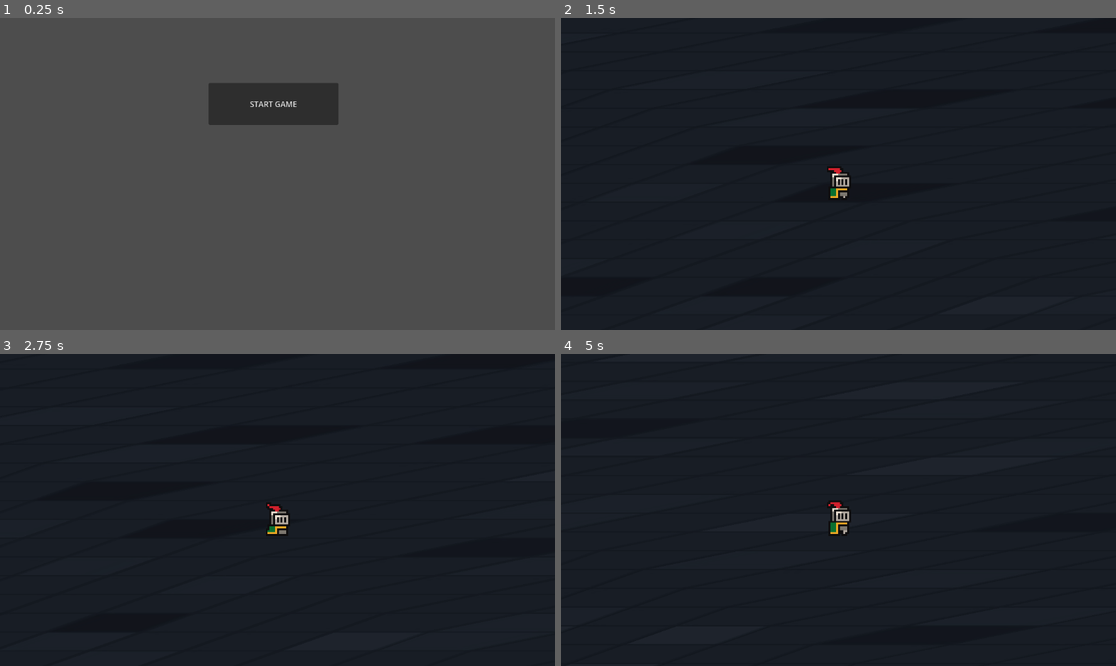
Above: before the commit, frames 1-4 (two rows, left to right).
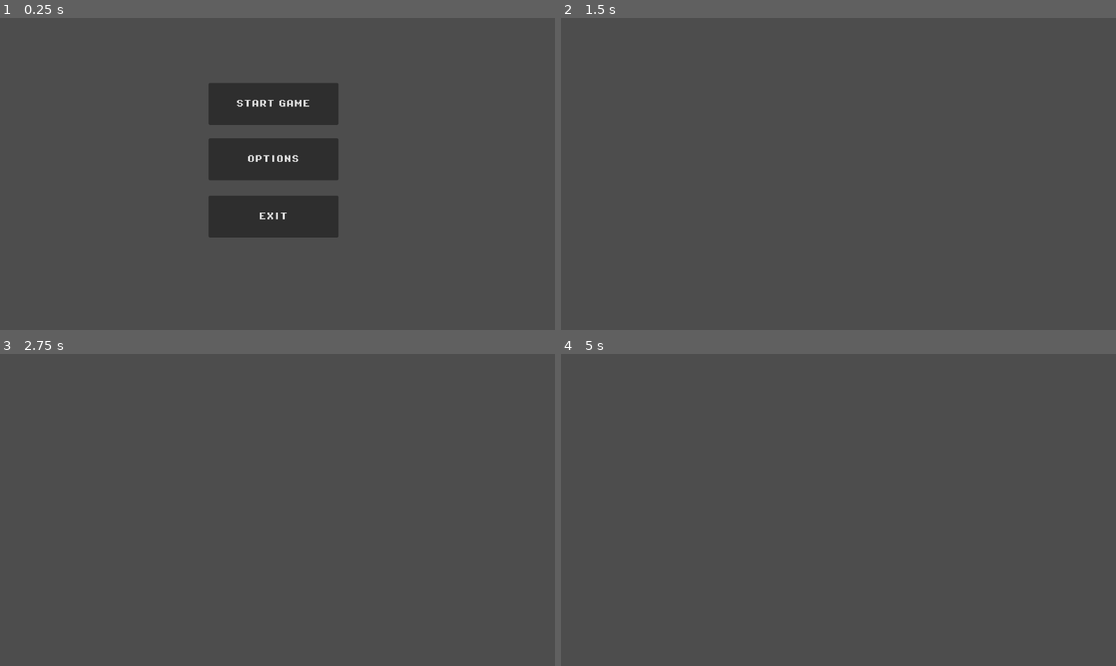
Above: after the commit, the same moments.

Repository: DrakeNeJivoy/soft-cat-box
Game: Godot game, scene res://entitys/main_menu.tscn
Same seed, same stepped clock (60 frames per second), same inputs: the game is played once before the commit and once after it.
Inputs (mouse positions are in pixels of both pictures, inside the frame that each line leads up to):
- Up to frame 1 (0.25 s): no input
- Up to frame 2 (1.5 s): click (832, 158) at 0.5 s, where only the run after the commit has a clickable "OPTIONS"; click (832, 105) at 1.25 s, where only the run before the commit has a clickable "START GAME"
- Up to frame 3 (2.75 s): hold D (move_right) from 2.03 s (still down)
- Up to frame 4 (5 s): release D (move_right) at 2.78 s; hold S (move_down) 2.78-3.53 s; hold D (move_right) 3.53-4.28 s; hold W (move_up) from 4.28 s (still down)

The runs differ from the first frame. In frame 1, 6.4% of the frame differs, in the area x 37-61%, y 26-71%; in frame 2, 100%; in frame 3, 100%, in the area x 0-100%, y 0-100%; in frame 4, 100%.

Commit message:
Advanced Menu

Diff:
--- a/entitys/main_menu.gd
+++ b/entitys/main_menu.gd
@@ -1,12 +1,19 @@
 extends Control
-@onready var button: Button = $Button
+@onready var starter_button: Button = $StarterButton
+@onready var option_button: Button = $OptionButton
+@onready var exit_button: Button = $ExitButton
 
 func _ready():
 	# Вариант A - явный Callable
-	button.connect("pressed", Callable(self, "_on_StartButton_pressed"))
-
-	# Вариант B (альтернатива): через свойство сигнала
-	# button.pressed.connect(Callable(self, "_on_StartButton_pressed"))
+	starter_button.connect("pressed", Callable(self, "_on_StartButton_pressed"))
+	option_button.connect("pressed", Callable(self, "_on_OptionsButton_pressed"))
+	exit_button.connect("pressed", Callable(self, "_on_ExitButton_pressed"))
 
 func _on_StartButton_pressed():
 	get_tree().change_scene_to_file("res://levels/mainscene.tscn")
+
+func _on_OptionsButton_pressed():
+	get_tree().change_scene_to_file("res://entitys/options_menu.tscn")
+
+func _on_ExitButton_pressed():
+	get_tree().quit()
--- a/entitys/main_menu.tscn
+++ b/entitys/main_menu.tscn
@@ -1,6 +1,7 @@
-[gd_scene load_steps=2 format=3 uid="uid://q4xk6odctc33"]
+[gd_scene load_steps=3 format=3 uid="uid://q4xk6odctc33"]
 
 [ext_resource type="Script" uid="uid://bbcmnh5qi06vr" path="res://entitys/main_menu.gd" id="1_u1wf8"]
+[ext_resource type="FontFile" uid="uid://dvxjslssgsgw1" path="res://sprites/Fonts/PixelOperator8-Bold.ttf" id="2_aex4p"]
 
 [node name="Main Menu" type="Control"]
 layout_mode = 3
@@ -9,11 +10,30 @@
 offset_bottom = 40.0
 script = ExtResource("1_u1wf8")
 
-[node name="Button" type="Button" parent="."]
+[node name="StarterButton" type="Button" parent="."]
 layout_mode = 0
 offset_left = 433.0
 offset_top = 135.0
 offset_right = 702.4194
 offset_bottom = 222.0
+theme_override_fonts/font = ExtResource("2_aex4p")
 text = "START GAME
 "
+
+[node name="OptionButton" type="Button" parent="."]
+layout_mode = 0
+offset_left = 433.0
+offset_top = 250.0
+offset_right = 702.4194
+offset_bottom = 337.0
+theme_override_fonts/font = ExtResource("2_aex4p")
+text = "OPTIONS"
+
+[node name="ExitButton" type="Button" parent="."]
+layout_mode = 0
+offset_left = 433.0
+offset_top = 369.0
+offset_right = 702.4194
+offset_bottom = 456.0
+theme_override_fonts/font = ExtResource("2_aex4p")
+text = "EXIT"
--- /dev/null
+++ b/entitys/options_menu.tscn
@@ -0,0 +1,7 @@
+[gd_scene format=3 uid="uid://ksa8qb2myfo8"]
+
+[node name="OptionsMenu" type="Control"]
+layout_mode = 3
+anchors_preset = 0
+offset_right = 40.0
+offset_bottom = 40.0
Not shown, added: sounds/Origin.mp3.import
Not shown, added: sounds/Origin.mp3
